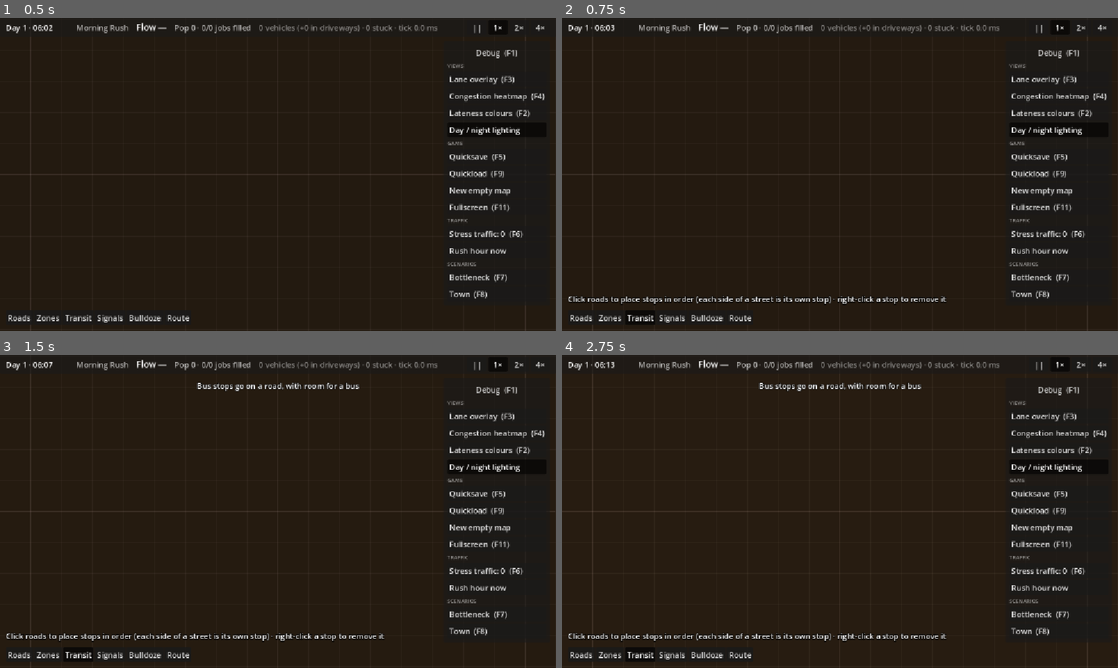
Above: before the commit, frames 1-4 (two rows, left to right).
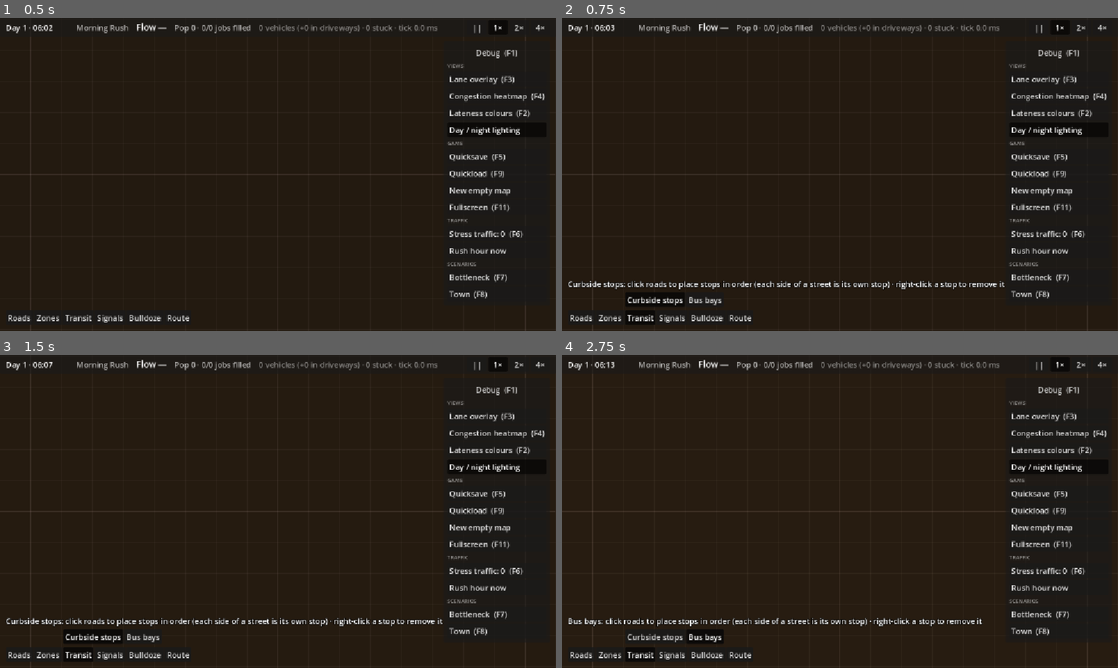
Above: after the commit, the same moments.

Repository: gimk/transit-flow
Game: Godot game, scene res://scenes/main.tscn
Same seed, same stepped clock (60 frames per second), same inputs: the game is played once before the commit and once after it.
Inputs (mouse positions are in pixels of both pictures, inside the frame that each line leads up to):
- Up to frame 1 (0.5 s): no input
- Up to frame 2 (0.75 s): click "Transit" at 0.5 s
- Up to frame 3 (1.5 s): click (94, 636) at 1.25 s, where only the run after the commit has a clickable "Curbside stops"
- Up to frame 4 (2.75 s): click (706, 636) at 2 s, where only the run after the commit has a clickable "Bus bays"

Frame 1 is identical in both runs. In frame 2, 1.5% of the frame differs, in the area x 1-80%, y 84-93%; in frame 3, 2.1%, in the area x 1-80%, y 8-93%; in frame 4, 2.0%.

Commit message:
Bus bays: buses pull out of the lane to stop
A stop can be a bus bay (Transit tool: Curbside stops / Bus bays; clicking
an existing stop makes it the current kind). A bus dwelling there leaves
its lane, so the traffic behind drives past, then pulls back in at a gap;
after a second the next driver lets it in.

Diff:
--- a/core/view_snapshot.gd
+++ b/core/view_snapshot.gd
@@ -24,10 +24,11 @@
 var pedestrian_positions := PackedVector2Array()
 ## Light-controlled junction node id -> light (TrafficLights.Light) per phase.
 var lights: Dictionary[int, PackedInt32Array] = {}
-## Bus stops: where, the direction of the traffic they serve, riders waiting.
+## Bus stops: where, the direction of the traffic they serve, riders waiting, bay or not.
 var stop_positions := PackedVector2Array()
 var stop_directions := PackedVector2Array()
 var stop_waiting := PackedInt32Array()
+var stop_bays := PackedByteArray()
 ## Bus lines: { "color": Color, "path": PackedVector2Array } each (paths are replaced,
 ## never edited, so sharing them is safe).
 var bus_lines: Array[Dictionary] = []
@@ -100,6 +101,7 @@
 			snapshot.stop_positions.append(stop.position)
 			snapshot.stop_directions.append(stop.direction)
 			snapshot.stop_waiting.append(stop.waiting.size())
+			snapshot.stop_bays.append(1 if stop.bay else 0)
 	for line: BusLine in sim.transit.lines.values():
 		snapshot.bus_lines.append({ "color": line.color, "path": line.path })
 	snapshot.congestion = sim.congestion.congestion
--- a/sim/traffic/vehicle.gd
+++ b/sim/traffic/vehicle.gd
@@ -29,6 +29,10 @@
 ## It never runs out of patience.
 var in_service := false
 var dwelling := false
+## At a bus bay: dwelling off the lane (not in its queue, so traffic passes), and since
+## when it has been waiting for a gap to pull back out (INF: not yet sent on).
+var in_bay := false
+var leaving_bay_since := INF
 ## Where the trip ends. If `destination_lot_id` is set, re-routing follows that lot's
 ## (possibly moved) access point; otherwise the fixed lane position below is used.
 var destination_lot_id := -1
--- a/sim/traffic/vehicle_system.gd
+++ b/sim/traffic/vehicle_system.gd
@@ -111,6 +111,10 @@
 ## At a junction without lights, drivers slow to this fraction of the speed limit by the
 ## stop line to look both ways, even when the junction is empty.
 const LOOK_SPEED_FRACTION := 0.4
+## Bus bays: how far beside its lane a bus in a bay is (drawn), and how long it waits to
+## pull out before the traffic lets it.
+const BAY_OFFSET := 14.0
+const BAY_COURTESY_WAIT := 1.0
 ## Without lights, a driver who has waited this long at a busy crosswalk gets to go once
 ## it is empty (_crosswalks_clear).
 const CROSSWALK_PATIENCE := 4.0
@@ -211,7 +215,22 @@
 	vehicle.destination_distance = route.end_distance
 	vehicle.trip_start_time = _time
 	vehicle.ideal_trip_time = route.get_free_flow_time(_roads) + START_STOP_ALLOWANCE
-	vehicle.dwelling = false
+	if vehicle.in_bay:
+		# It waits in the bay for a gap to pull out (_leave_bays).
+		vehicle.leaving_bay_since = _time
+	else:
+		vehicle.dwelling = false
+
+
+## A bus that has just stopped (dwelling) at a bus bay pulls into it: off its lane, so
+## the traffic behind drives past while it dwells.
+func pull_into_bay(vehicle: Vehicle) -> void:
+	if vehicle.in_bay or not vehicle.dwelling:
+		return
+	_dequeue(vehicle)
+	vehicle.in_bay = true
+	vehicle.lateral_offset = BAY_OFFSET
+	_update_pose(vehicle)
 
 
 func _new_vehicle(owner_id: int, kind: Vehicle.Kind, destination_lot_id: int, route: Route) -> Vehicle:
@@ -319,10 +338,12 @@
 		_reroute_pending = false
 		_reroute_all()
 	_pull_out()
+	_leave_bays()
 	_change_lanes()
 	_prepare()
 	_make_room_for_mergers()
 	_keep_crossings_clear()
+	_let_buses_out()
 	var arrived: Array[Vehicle] = []
 	var gave_up: Array[Vehicle] = []
 	for vehicle: Vehicle in vehicles.values():
@@ -330,8 +351,11 @@
 		vehicle.previous_rotation = vehicle.rotation
 		vehicle.lateral_offset = move_toward(vehicle.lateral_offset, 0.0, LANE_CHANGE_SLIDE_SPEED * dt)
 		if vehicle.dwelling:
-			# A bus at its stop, holding up the lane until it is sent on.
+			# A bus at its stop, holding up the lane until it is sent on (or off it, in a
+			# bay, drawn beside the lane).
 			vehicle.speed = 0.0
+			if vehicle.in_bay:
+				vehicle.lateral_offset = BAY_OFFSET
 			continue
 		_update_speed(vehicle, dt)
 		if _advance(vehicle, dt):
@@ -610,6 +634,32 @@
 		break
 
 
+# --- Bus bays ---------------------------------------------------------------------
+
+## A bus sent on from a bay pulls back into its lane when there is a gap, like a car
+## from a driveway (_clear_to_join), the gap it insists on shrinking as it waits.
+func _leave_bays() -> void:
+	for vehicle: Vehicle in vehicles.values():
+		if vehicle.leaving_bay_since == INF:
+			continue
+		var gap := _waited_gap(CRITICAL_GAP[Lane.Turn.RIGHT], vehicle.leaving_bay_since)
+		if _clear_to_join(vehicle.lane, vehicle.distance, vehicle.length, gap):
+			vehicle.in_bay = false
+			vehicle.dwelling = false
+			vehicle.leaving_bay_since = INF
+			_enqueue(vehicle)
+
+
+## Drivers let a bus waiting to pull out of a bay go after BAY_COURTESY_WAIT (yield to
+## the bus): the next vehicle coming up stops short of it, if it comfortably can.
+func _let_buses_out() -> void:
+	for vehicle: Vehicle in vehicles.values():
+		if vehicle.leaving_bay_since == INF or _time - vehicle.leaving_bay_since < BAY_COURTESY_WAIT:
+			continue
+		if _space_opening(vehicle.lane, vehicle.distance, vehicle.length):
+			_hold_back(vehicle.lane, vehicle.distance - vehicle.length * 0.5 - MIN_GAP)
+
+
 # --- Lane changes -----------------------------------------------------------------
 
 ## Vehicles whose route continues on the lane beside theirs (Lane.is_beside) move across
@@ -620,6 +670,8 @@
 func _change_lanes() -> void:
 	for vehicle: Vehicle in vehicles.values():
 		vehicle.merging = false
+		if vehicle.dwelling:
+			continue  # A bus at its stop changes lanes once it drives on.
 		if vehicle.next_lanes.is_empty() or not vehicle.next_lanes[0].is_beside(vehicle.lane):
 			continue
 		var target := vehicle.next_lanes[0]
@@ -1347,7 +1399,8 @@
 		# Still waiting for the same turn: keep its place (and patience) in the line.
 		_start_waiting(vehicle, waited_for)
 		vehicle.waiting_since = waiting_since
-	if vehicle.lane != old_lane:
+	# (A bus in a bay isn't in any queue: it just takes the rebuilt lane.)
+	if vehicle.lane != old_lane and not vehicle.in_bay:
 		# Re-snapped onto a rebuilt lane: move it to that lane's queue.
 		var current := vehicle.lane
 		vehicle.lane = old_lane
--- a/sim/transit/bus_stop.gd
+++ b/sim/transit/bus_stop.gd
@@ -1,9 +1,9 @@
 class_name BusStop
 extends RefCounted
-## A curbside bus stop: a point on the outermost lane of a road, for the traffic going
-## one way. Buses stop there in the lane, holding up the traffic behind while they dwell
-## (bus bays come later). Kept as a position and direction, since lane ids change as roads
-## are edited: TransitSystem finds its lane again after every road change.
+## A bus stop: a point on the outermost lane of a road, for the traffic going one way.
+## At a curbside stop buses dwell in the lane, holding up the traffic behind; at a bus
+## bay they pull out of it (`bay`). Kept as a position and direction, since lane ids
+## change as roads are edited: TransitSystem finds its lane again after every road change.
 
 var id: int
 var position: Vector2
@@ -12,6 +12,8 @@
 ## The lane it is on and where along it (lane_id -1: no road there any more).
 var lane_id := -1
 var distance := 0.0
+## A bus bay: buses pull out of the lane to dwell here, instead of stopping in it.
+var bay := false
 ## Riders waiting here (TransitSystem.Rider), first come first.
 var waiting: Array = []
 
--- a/sim/transit/transit_system.gd
+++ b/sim/transit/transit_system.gd
@@ -6,8 +6,9 @@
 ## - Each line runs enough buses for about TARGET_HEADWAY between them, spawned one by
 ##   one at its stops. Buses are vehicles driven by VehicleSystem (Vehicle.in_service):
 ##   from stop to stop. Stops are request stops: where someone gets off or waits for its
-##   line, the bus dwells in its lane, holding up the traffic behind, while riders get
-##   off and on (DWELL_BASE, plus BOARD_TIME per rider); elsewhere it drives past.
+##   line, the bus dwells (in its lane, holding up the traffic behind, or in the stop's bay
+##   off it) while riders get off and on (DWELL_BASE, plus BOARD_TIME per rider);
+##   elsewhere it drives past.
 ## - Riders (citizens on a bus leg, wait_for_bus) wait at their stop for a bus of their
 ##   line, ride to their stop and get off (rider_arrived). If their stop or line goes, or
 ##   no bus comes for too long, they give up (rider_stranded).
@@ -116,8 +117,9 @@
 
 ## Adds a stop at the curb of the road nearest `point`, on the side `point` is on, or
 ## returns the stop already there (same side, within MERGE_DISTANCE). -1 if there's no
-## road near, or it's too short.
-func add_stop(point: Vector2) -> int:
+## road near, or it's too short. A new stop is a bus bay if `bay` (an existing one is
+## left as it is: see set_stop_bay).
+func add_stop(point: Vector2, bay := false) -> int:
 	var spot := find_curb_spot(_roads, point)
 	if spot.is_empty():
 		return -1
@@ -125,12 +127,20 @@
 		if stop.position.distance_to(spot.position) <= MERGE_DISTANCE and stop.direction.dot(spot.direction) > 0.9:
 			return stop.id
 	var stop := BusStop.new(_next_stop_id, spot.position, spot.direction)
+	stop.bay = bay
 	_next_stop_id += 1
 	stop.lane_id = spot.lane_id
 	stop.distance = spot.distance
 	stops[stop.id] = stop
 	_nearby_stops.clear()
 	return stop.id
+
+
+## Makes a stop a bus bay, or a curbside stop.
+func set_stop_bay(stop_id: int, bay: bool) -> void:
+	var stop: BusStop = stops.get(stop_id)
+	if stop != null:
+		stop.bay = bay
 
 
 ## The stop nearest `point` within `radius`, or -1.
@@ -386,7 +396,7 @@
 	var stop_list: Array = []
 	for stop: BusStop in stops.values():
 		stop_list.append({ "id": stop.id, "position": [stop.position.x, stop.position.y],
-			"direction": [stop.direction.x, stop.direction.y] })
+			"direction": [stop.direction.x, stop.direction.y], "bay": stop.bay })
 	var line_list: Array = []
 	for line: BusLine in lines.values():
 		line_list.append({ "id": line.id, "stops": line.stop_ids.duplicate(), "buses": line.bus_count })
@@ -397,6 +407,7 @@
 	for entry: Dictionary in data.get("stops", []):
 		var stop := BusStop.new(int(entry.id), Vector2(entry.position[0], entry.position[1]),
 			Vector2(entry.direction[0], entry.direction[1]))
+		stop.bay = bool(entry.get("bay", false))
 		stops[stop.id] = stop
 		_nearby_stops.clear()
 		_resolve(stop)
@@ -548,6 +559,8 @@
 	for rider in alighting:
 		_detach_rider(rider)
 		rider_arrived.emit(rider.citizen_id)
+	if stops[stop_id].bay:
+		_vehicles.pull_into_bay(vehicle)
 	_board(bus)
 
 
--- a/tests/unit/test_buses.gd
+++ b/tests/unit/test_buses.gd
@@ -276,3 +276,43 @@
 				off_line += 1
 	assert_eq(sim.transit.buses.size(), line.bus_count)
 	assert_eq(off_line, 0, "never off the line's lanes")
+
+
+## At a bus bay the bus pulls out of the lane to dwell: the car behind drives past, the
+## bus gets back into the lane (drivers let it in), and nobody overlaps on the way.
+func test_traffic_passes_a_bus_in_a_bay() -> void:
+	_road(Vector2(0, 4), Vector2(24, 4))
+	var stops: Array[int] = []
+	for x in [6, 18]:
+		stops.append(sim.transit.add_stop(Vector2(x, 4) * G + Vector2(0, 10), true))
+	for x in [18, 6]:
+		stops.append(sim.transit.add_stop(Vector2(x, 4) * G + Vector2(0, -10), true))
+	var line_id := sim.transit.add_line(stops)
+	assert_true(sim.transit.stops[stops[1]].bay)
+	# Riders keep the buses stopping.
+	for i in 30:
+		sim.transit.wait_for_bus(1000 + i, line_id, stops[1], stops[2])
+	sim.stress.target_count = 40
+	var Checks := preload("res://tests/traffic_checks.gd")
+	var worst_gap := INF
+	var passed := false
+	var left_bay := false
+	var behind := {}
+	for tick in Simulation.TICK_RATE * 60:
+		sim.step()
+		worst_gap = minf(worst_gap, Checks.min_queue_gap(sim))
+		for bus: TransitSystem.Bus in sim.transit.buses.values():
+			var vehicle := bus.vehicle
+			if vehicle.in_bay:
+				assert_false(vehicle.lane.queue.has(vehicle), "out of the lane")
+				for other: Vehicle in vehicle.lane.queue:
+					if other.distance < vehicle.distance:
+						behind[other.id] = vehicle.distance
+					elif behind.has(other.id):
+						passed = true
+			elif behind.size() > 0 and not vehicle.dwelling:
+				left_bay = true
+	assert_true(passed, "a car drove past the bus in the bay")
+	assert_true(left_bay, "and the bus pulled out again")
+	assert_gte(worst_gap, VehicleSystem.MIN_GAP - 0.01, "no overlaps")
+	assert_eq(sim.vehicles.get_stuck_count(30.0), 0)
--- a/tools/bus_line_tool.gd
+++ b/tools/bus_line_tool.gd
@@ -4,13 +4,18 @@
 ## existing stop there) in the order buses call at them; click the first stop again, or
 ## right-click, to close the loop and open the line. Right-clicking a stop while no line
 ## is being drawn removes it (lines through it skip it). Buses start running at once.
+## Variants: curbside stops (buses stop in the lane) or bus bays (they pull out of it);
+## clicking an existing stop makes it the current kind.
+
+const VARIANTS: Array[StringName] = [&"curbside", &"bay"]
 
 const STOP_COLOR := Color(1, 1, 1, 0.9)
 const PREVIEW_COLOR := Color(1, 1, 1, 0.5)
 const LINE_COLOR := Color(1, 1, 1, 0.6)
 const STOP_RADIUS := 6.0
-const IDLE_HINT := "Click roads to place stops in order (each side of a street is its own stop) · right-click a stop to remove it"
-const DRAWING_HINT := "Line: %d stops · click the first stop again or right-click to open the line · Esc cancels"
+const IDLE_HINT := "%s: click roads to place stops in order (each side of a street is its own stop) · right-click a stop to remove it"
+const DRAWING_HINT := "%s · line: %d stops · click the first stop again or right-click to open the line · Esc cancels"
+const VARIANT_NAMES := { &"curbside": "Curbside stops", &"bay": "Bus bays" }
 
 ## Stops of the line being drawn: ids, and their positions (for drawing without waiting
 ## for the simulation).
@@ -18,11 +23,29 @@
 var _stop_positions := PackedVector2Array()
 ## Where a click would put a stop now ({} if not on a road).
 var _hover := {}
+var _variant: StringName = VARIANTS[0]
 
 
 func activate() -> void:
 	super()
 	_update_hint()
+
+
+func get_variants() -> Array[StringName]:
+	return VARIANTS
+
+
+func get_variant() -> StringName:
+	return _variant
+
+
+func set_variant(variant: StringName) -> void:
+	if variant == _variant or not VARIANTS.has(variant):
+		return
+	_variant = variant
+	Events.tool_variant_changed.emit(name, variant)
+	if is_active:
+		_update_hint()
 
 
 func cancel() -> bool:
@@ -57,13 +80,16 @@
 		return true
 	if mouse_button.button_index != MOUSE_BUTTON_LEFT:
 		return false
-	var stop_id := transit.add_stop(point)
+	var bay := _variant == &"bay"
+	var stop_id := transit.add_stop(point, bay)
 	if stop_id == -1:
 		Events.notification_posted.emit("Bus stops go on a road, with room for a bus")
 		return true
 	if not _stop_ids.is_empty() and stop_id == _stop_ids[0]:
 		_open_line()
-	elif not _stop_ids.has(stop_id):
+		return true
+	transit.set_stop_bay(stop_id, bay)
+	if not _stop_ids.has(stop_id):
 		_stop_ids.append(stop_id)
 		_stop_positions.append(transit.stops[stop_id].position)
 	_update_hint()
@@ -84,7 +110,8 @@
 
 
 func _update_hint() -> void:
-	Events.tool_hint_changed.emit(IDLE_HINT if _stop_ids.is_empty() else DRAWING_HINT % _stop_ids.size())
+	var kind: String = VARIANT_NAMES[_variant]
+	Events.tool_hint_changed.emit(IDLE_HINT % kind if _stop_ids.is_empty() else DRAWING_HINT % [kind, _stop_ids.size()])
 
 
 func _draw() -> void:
--- a/ui/tool_palette.gd
+++ b/ui/tool_palette.gd
@@ -7,8 +7,8 @@
 ## with a keyboard shortcut.
 
 ## Tool families, left to right. A family has either one "tool", "variants_of" a tool
-## (its variants come from data, e.g. RoadType.list_all()), or a list of "entries" that
-## are separate tools.
+## (its variants come from data, e.g. RoadType.list_all()), or a list of "entries" (each a
+## tool, or one of a tool's variants).
 const FAMILIES: Array[Dictionary] = [
 	{ "label": "Roads", "variants_of": &"RoadTool", "tooltip": "Build roads (R; R again: next road type)" },
 	{ "label": "Zones", "tooltip": "Zone land for buildings", "entries": [
@@ -17,7 +17,10 @@
 		{ "tool": &"IndustrialZoneTool", "label": "Industrial", "tooltip": "Zone Industrial (I)" },
 		{ "tool": &"DezoneTool", "label": "Dezone", "tooltip": "Remove zoning (X)" },
 	] },
-	{ "label": "Transit", "tool": &"BusLineTool", "tooltip": "Bus lines (U): click stops in order, then the first one again to open the line" },
+	{ "label": "Transit", "tooltip": "Bus lines (U; U again: other stop type): click stops in order, then the first one again", "entries": [
+		{ "tool": &"BusLineTool", "variant": &"curbside", "label": "Curbside stops", "tooltip": "Bus line with curbside stops: buses stop in the lane" },
+		{ "tool": &"BusLineTool", "variant": &"bay", "label": "Bus bays", "tooltip": "Bus line with bus bays: buses pull out of the lane to stop" },
+	] },
 	{ "label": "Signals", "tool": &"SignalTool", "tooltip": "Traffic lights (L): click a junction to toggle its lights" },
 	{ "label": "Bulldoze", "tool": &"BulldozeTool", "tooltip": "Bulldoze (B)" },
 	{ "label": "Route", "tool": &"RouteTool", "tooltip": "Route inspector (T): click two roads to see the quickest route" },
@@ -100,7 +103,7 @@
 				"tooltip": "%s: %s" % [road_type.display_name, layout % [lanes, "" if lanes == 1 else "s"]] })
 	else:
 		for entry: Dictionary in family.entries:
-			entries.append({ "tool": entry.tool, "variant": &"", "label": entry.label, "tooltip": entry.tooltip })
+			entries.append({ "tool": entry.tool, "variant": entry.get("variant", &""), "label": entry.label, "tooltip": entry.tooltip })
 	return entries
 
 
--- a/view/transit_renderer.gd
+++ b/view/transit_renderer.gd
@@ -1,8 +1,8 @@
 class_name TransitRenderer
 extends Node2D
 ## Bus lines and stops, from the latest tick snapshot: each line's way round as a faint
-## coloured band, each stop as a sign at the curb with its waiting riders as dots on the
-## sidewalk beside it.
+## coloured band, each stop as a sign at the curb (beyond its pull-in, for a bus bay) with
+## its waiting riders as dots on the sidewalk beside it.
 
 const LINE_WIDTH := 3.0
 const LINE_ALPHA := 0.35
@@ -14,6 +14,10 @@
 const RIDER_COLOR := Color("f2efe6")
 const RIDER_SPACING := 3.5
 const MAX_DRAWN_RIDERS := 12
+## A bus bay: a pull-in the length of two buses beside the lane.
+const BAY_SIZE := Vector2(2.0 * Vehicle.BUS_LENGTH + 6.0, 12.0)
+const BAY_COLOR := Color(0.27, 0.29, 0.32)
+const BAY_EDGE_COLOR := Color(1, 1, 1, 0.3)
 ## Redraw every this many frames (riders come and go a few times a second at most).
 const REDRAW_FRAMES := 6
 
@@ -34,7 +38,15 @@
 		var along := view.stop_directions[i]
 		# Toward the curb: right of the traffic's direction (y grows downward).
 		var out := Vector2(-along.y, along.x)
-		var sign_at := view.stop_positions[i] + out * SIGN_OFFSET
+		var bay := view.stop_bays[i] == 1
+		if bay:
+			# The bay: a pull-in beside the lane, cut into the sidewalk.
+			draw_set_transform(view.stop_positions[i] + out * VehicleSystem.BAY_OFFSET, along.angle())
+			draw_rect(Rect2(-BAY_SIZE * 0.5, BAY_SIZE), BAY_COLOR)
+			draw_rect(Rect2(-BAY_SIZE * 0.5, BAY_SIZE), BAY_EDGE_COLOR, false, 1.0)
+			draw_set_transform(Vector2.ZERO)
+		var beyond := VehicleSystem.BAY_OFFSET if bay else 0.0
+		var sign_at := view.stop_positions[i] + out * (SIGN_OFFSET + beyond)
 		draw_set_transform(sign_at, along.angle())
 		draw_rect(Rect2(-SIGN_SIZE * 0.5, SIGN_SIZE), SIGN_COLOR)
 		draw_rect(Rect2(-SIGN_SIZE * 0.5, SIGN_SIZE), Color.BLACK, false, 1.0)
@@ -42,4 +54,4 @@
 		var waiting := mini(view.stop_waiting[i], MAX_DRAWN_RIDERS)
 		for k in waiting:
 			var offset := (k - (waiting - 1) * 0.5) * RIDER_SPACING
-			draw_circle(view.stop_positions[i] + out * RIDERS_OFFSET + along * offset, 1.4, RIDER_COLOR)
+			draw_circle(view.stop_positions[i] + out * (RIDERS_OFFSET + beyond) + along * offset, 1.4, RIDER_COLOR)
